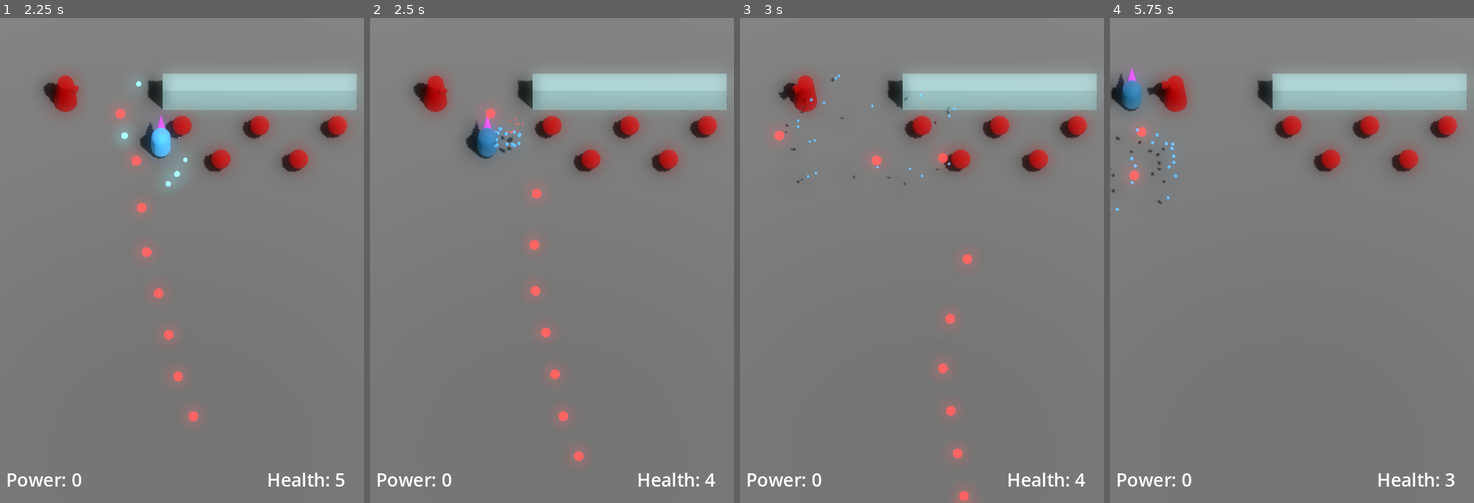
Above: before the commit, frames 1-4 (left to right).
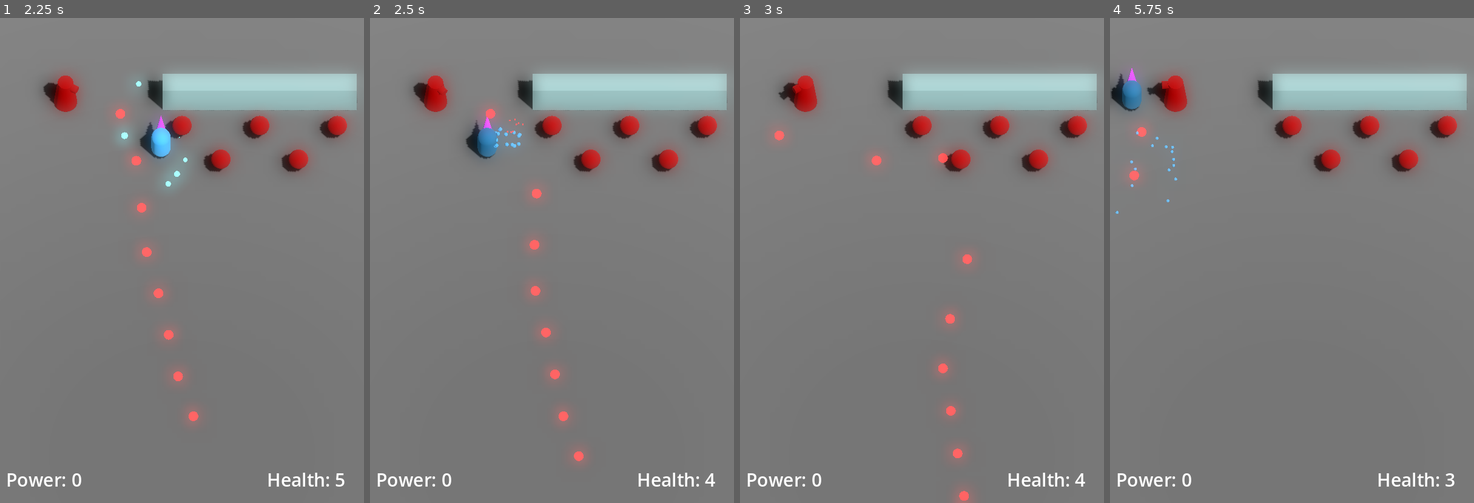
Above: after the commit, the same moments.

Repository: JackEvans24/bullet-absorb
Game: Godot game, scene res://scenes/main.tscn
Two runs of this game, one before a commit and one after it. Both use one fixed random seed, a clock stepped at 60 frames per second and the inputs below.
Inputs:
- Up to frame 1 (2.25 s): hold K (absorb) 0.53-1.28 s; hold Up (move_forward) 0.53-2.03 s; tap J (fire) at 1.35 s; hold Left (move_left) from 2.03 s (still down); hold K (absorb) from 2.03 s (still down)
- Up to frame 2 (2.5 s): keep holding Left (move_left); keep holding K (absorb)
- Up to frame 3 (3 s): keep holding Left (move_left); release K (absorb) at 2.78 s; tap J (fire) at 2.85 s
- Up to frame 4 (5.75 s): release Left (move_left) at 3.53 s; hold Down (move_back) 3.53-4.28 s; hold K (absorb) 3.53-4.28 s; hold Right (move_right) 4.28-5.03 s; tap J (fire) at 4.35 s; hold Up (move_forward) from 5.03 s (still down); hold K (absorb) from 5.03 s (still down)

Frame 1 is identical in both runs. In frame 2, less than 0.1% of the frame differs, in the area x 34-42%, y 22-28%; in frame 3, 0.1%; in frame 4, 0.2%, in the area x 0-19%, y 22-41%.

Commit message:
chore: remove shadows from hurt particles

Diff:
--- a/prefabs/hurt_particles.tscn
+++ b/prefabs/hurt_particles.tscn
@@ -15,6 +15,7 @@
 spread = 75.0
 initial_velocity_min = 5.0
 initial_velocity_max = 5.0
+gravity = Vector3(0, -15, 0)
 scale_curve = SubResource("CurveTexture_dceoy")
 
 [sub_resource type="SphereMesh" id="SphereMesh_fhla8"]
@@ -23,6 +24,7 @@
 height = 0.2
 
 [node name="HurtParticles" type="GPUParticles3D"]
+cast_shadow = 0
 emitting = false
 one_shot = true
 explosiveness = 1.0
--- a/prefabs/player.tscn
+++ b/prefabs/player.tscn
@@ -68,6 +68,7 @@
 spread = 75.0
 initial_velocity_min = 8.0
 initial_velocity_max = 8.0
+gravity = Vector3(0, -15, 0)
 scale_curve = SubResource("CurveTexture_ifrih")
 turbulence_noise_speed_random = 0.27
 
@@ -142,8 +143,10 @@
 mesh = SubResource("CylinderMesh_ugy6r")
 
 [node name="HurtParticles" type="GPUParticles3D" parent="Pivot"]
+cast_shadow = 0
 emitting = false
 amount = 20
+lifetime = 0.6
 one_shot = true
 explosiveness = 1.0
 process_material = SubResource("ParticleProcessMaterial_wwwn5")
